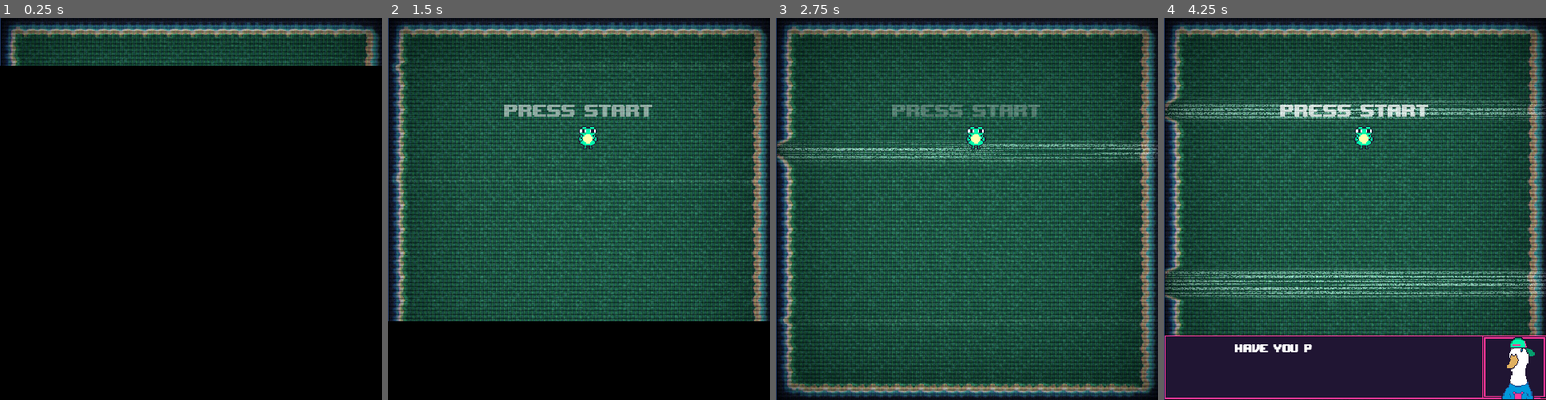
Above: before the commit, frames 1-4 (left to right).
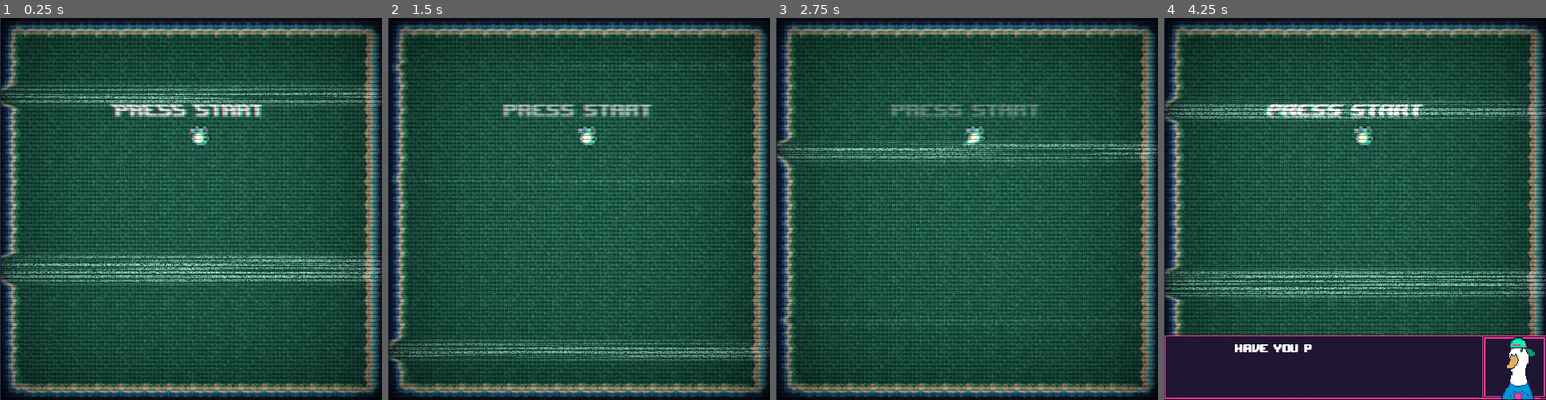
Above: after the commit, the same moments.

Repository: FelixJons/gdtv-jam-2023
Game: Godot game, scene res://game/game_world.tscn
Same seed, same stepped clock (60 frames per second), same inputs: the game is played once before the commit and once after it. The engine's default icon, where the game draws it, is replaced by a stand-in: a white triangle on a blue panel in a dark square.
Inputs:
- Up to frame 1 (0.25 s): no input
- Up to frame 2 (1.5 s): tap Enter at 0.5, 1.25 s; hold Right (fire_right) 0.53-1.28 s; tap Space (item) at 0.6, 1.35 s; hold Down (fire_down) from 1.28 s (still down)
- Up to frame 3 (2.75 s): tap Enter at 2 s; release Down (fire_down) at 2.03 s; hold Right (fire_right) from 2.03 s (still down); tap Space (item) at 2.1 s
- Up to frame 4 (4.25 s): tap Enter at 2.75, 3.5 s; release Right (fire_right) at 2.78 s; hold Up (fire_up) 2.78-3.53 s; tap Space (item) at 2.85, 3.6 s; hold Left (fire_left) from 3.53 s (still down)

The runs differ from the first frame. In frame 1, 86% of the frame differs, in the area x 0-100%, y 12-100%; in frame 2, 21%; in frame 3, 0.7%; in frame 4, 1.4%.

Commit message:
Applied shamer to every in game element
This can be changed with sorting order!

Diff:
--- a/game/game_world.gd
+++ b/game/game_world.gd
@@ -36,7 +36,7 @@
 
 func next_dialogue(number):
 	if number in dialogue_kill_count_triggers:
-		pass
+		print("next dialogue")
 
 func start_dialogue():
 	$TransitionShader.queue_free()
--- a/game/game_world.tscn
+++ b/game/game_world.tscn
@@ -365,18 +365,12 @@
 script = ExtResource("15_1n78k")
 
 [node name="ScreenShader" type="ColorRect" parent="."]
+z_index = 2
 material = SubResource("ShaderMaterial_nlt3b")
 offset_left = 1.0
 offset_right = 385.0
 offset_bottom = 384.0
 mouse_filter = 2
-
-[node name="TransitionShader" type="ColorRect" parent="."]
-z_index = 10
-material = SubResource("ShaderMaterial_4efw8")
-offset_right = 388.0
-offset_bottom = 385.0
-color = Color(0, 0, 0, 0)
 
 [node name="PressStartText" parent="." instance=ExtResource("14_rtt8b")]
 offset_left = 117.0
@@ -384,3 +378,11 @@
 offset_right = 263.0
 offset_bottom = 106.0
 text = "PRESS START"
+
+[node name="TransitionShader" type="ColorRect" parent="."]
+visible = false
+z_index = 10
+material = SubResource("ShaderMaterial_4efw8")
+offset_right = 388.0
+offset_bottom = 385.0
+color = Color(0, 0, 0, 0)
